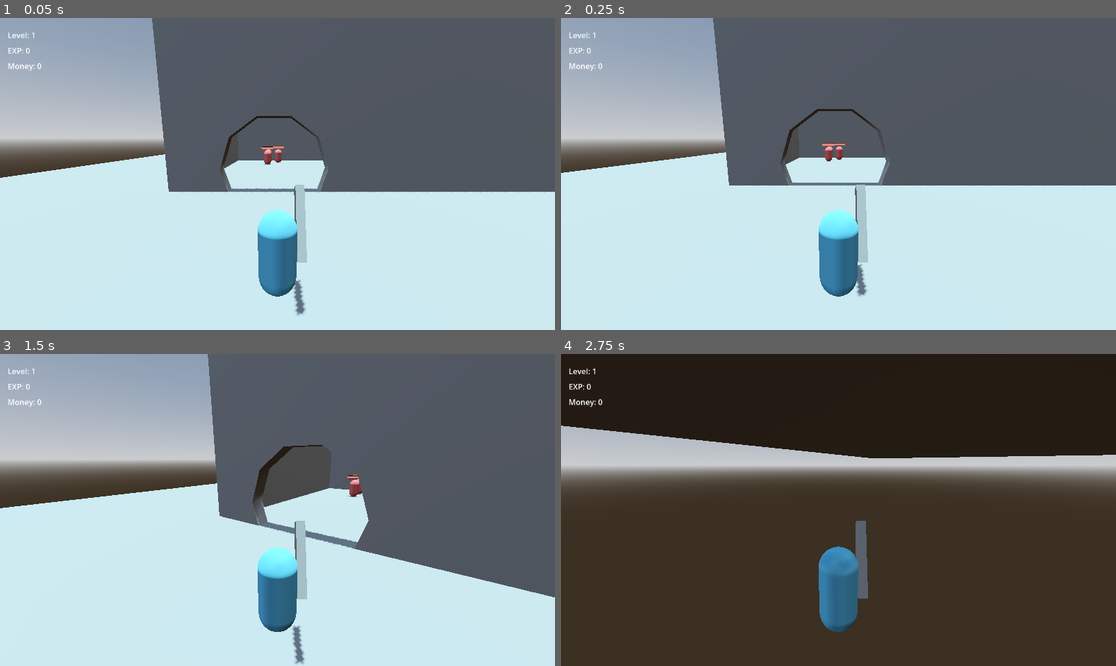
Above: before the commit, frames 1-4 (two rows, left to right).
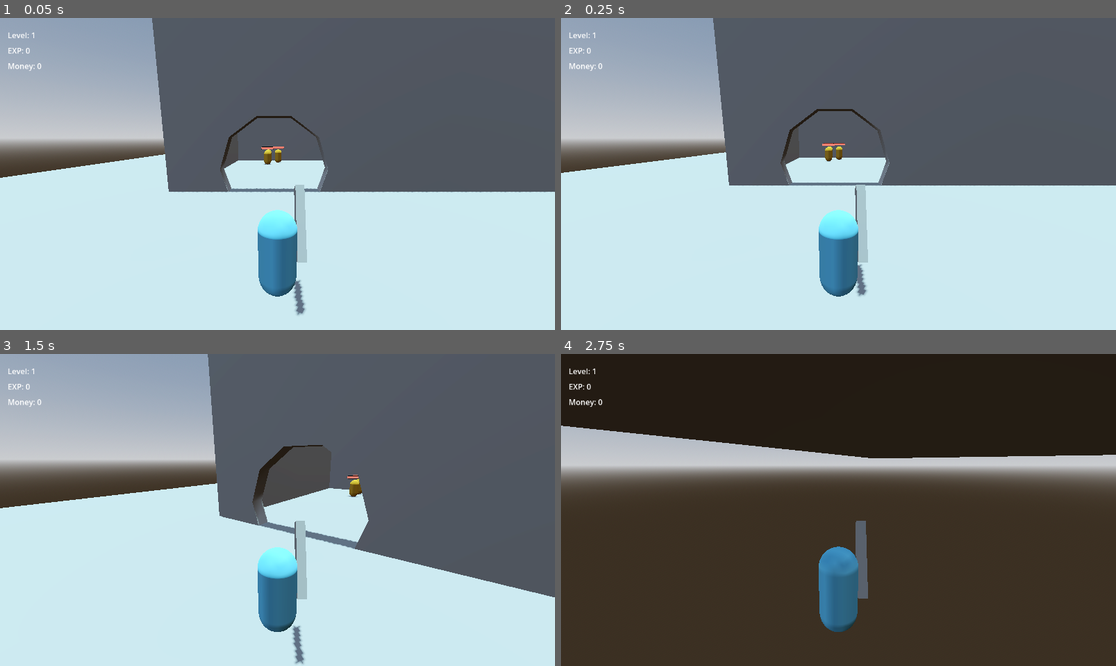
Above: after the commit, the same moments.

Repository: hollisma/mvm-30
Game: Godot game, scene res://scenes/system/main.tscn
Same seed, same stepped clock (60 frames per second), same inputs: the game is played once before the commit and once after it.
Inputs (mouse positions are in pixels of both pictures, inside the frame that each line leads up to):
- Up to frame 1 (0.05 s): no input
- Up to frame 2 (0.25 s): no input
- Up to frame 3 (1.5 s): tap Enter at 0.5 s; move the mouse to (399, 494) at 0.52 s; hold D (right) 0.53-1.28 s; click (399, 494) at 0.6 s; tap Space (jump) at 0.77 s; move the mouse to (249, 510) at 1.27 s; hold W (forward) from 1.28 s (still down); tap ` (dev_freefly) at 1.35 s
- Up to frame 4 (2.75 s): keep holding W (forward); tap Space (jump) at 1.52 s; move the mouse to (849, 503) at 2.02 s; hold Shift (sprint) from 2.03 s (still down)

The runs differ from the first frame. In frame 1, 0.1% of the frame differs, in the area x 47-51%, y 42-47%; in frame 2, 0.1%; in frame 3, less than 0.1%; in frame 4, nothing differs.

Commit message:
fix multi-hit bug; fix enemy moving player bug

Diff:
--- a/scenes/enemies/base_enemy.gd
+++ b/scenes/enemies/base_enemy.gd
@@ -5,9 +5,9 @@
 @onready var health_bar = $HealthBar
 
 @export var entity_name := "BaseEnemy"
-@export var max_health := 5.0
-@export var exp_amount := 1
-@export var money_amount := 1
+@export var max_health := 1.0
+@export var exp_amount := 0
+@export var money_amount := 0
 
 func _ready():
 	if health:
--- a/scenes/enemies/dummy_enemy.tscn
+++ b/scenes/enemies/dummy_enemy.tscn
@@ -6,8 +6,8 @@
 
 [sub_resource type="CapsuleShape3D" id="CapsuleShape3D_8e3ao"]
 
-[sub_resource type="StandardMaterial3D" id="StandardMaterial3D_6xk8f"]
-albedo_color = Color(0.88, 0.41360003, 0.41360003, 1)
+[sub_resource type="StandardMaterial3D" id="StandardMaterial3D_yqhvr"]
+albedo_color = Color(0.72292507, 0.5459746, 0.13986522, 1)
 
 [sub_resource type="CapsuleMesh" id="CapsuleMesh_6xk8f"]
 
@@ -20,7 +20,7 @@
 [node name="Visuals" type="Node3D" parent="." unique_id=376280523]
 
 [node name="Mesh" type="MeshInstance3D" parent="Visuals" unique_id=569980125]
-material_override = SubResource("StandardMaterial3D_6xk8f")
+material_override = SubResource("StandardMaterial3D_yqhvr")
 mesh = SubResource("CapsuleMesh_6xk8f")
 
 [node name="Health" parent="." unique_id=710555215 instance=ExtResource("2_8e3ao")]
--- a/scenes/enemies/simple_chase_enemy.gd
+++ b/scenes/enemies/simple_chase_enemy.gd
@@ -2,6 +2,7 @@
 class_name SimpleChaseEnemy
 
 @export var move_speed := 4.0
+@export var stop_distance := 3.5
 var chase_target: Node3D
 
 func _ready():
@@ -15,8 +16,17 @@
 	chase_target = PlayerState.player_ref
 
 func _physics_process(_delta: float) -> void:
-	if chase_target and health.is_alive():
-		var dir = (chase_target.global_transform.origin - global_transform.origin).normalized()
+	if not chase_target or not health.is_alive():
+		return
+
+	var to_player = chase_target.global_transform.origin - global_transform.origin
+	var dist = to_player.length()
+
+	if dist > stop_distance:
+		var dir = to_player.normalized()
 		velocity.x = dir.x * move_speed
 		velocity.z = dir.z * move_speed
-		move_and_slide()
+	else:
+		velocity.x = lerp(velocity.x, 0.0, 0.2)
+		velocity.z = lerp(velocity.z, 0.0, 0.2)
+	move_and_slide()
--- a/scenes/objects/candy_cane_sword.gd
+++ b/scenes/objects/candy_cane_sword.gd
@@ -4,17 +4,20 @@
 @onready var collision_area: Area3D = $CollisionArea
 
 var _attack_power := 2
+var _entities_damaged_in_current_swing: Array[Node3D]
 
 func _ready():
 	collision_area.body_entered.connect(_on_body_entered)
 	collision_area.monitoring = false
 
-func _on_body_entered(body):
-	if body.has_method("apply_damage"):
+func _on_body_entered(body: Node3D):
+	if body.has_method("apply_damage") and body not in _entities_damaged_in_current_swing:
 		body.apply_damage(_attack_power)
+		_entities_damaged_in_current_swing.append(body)
 
 func start_swing():
 	collision_area.monitoring = true
 
 func finish_swing():
 	collision_area.monitoring = false
+	_entities_damaged_in_current_swing.clear()
